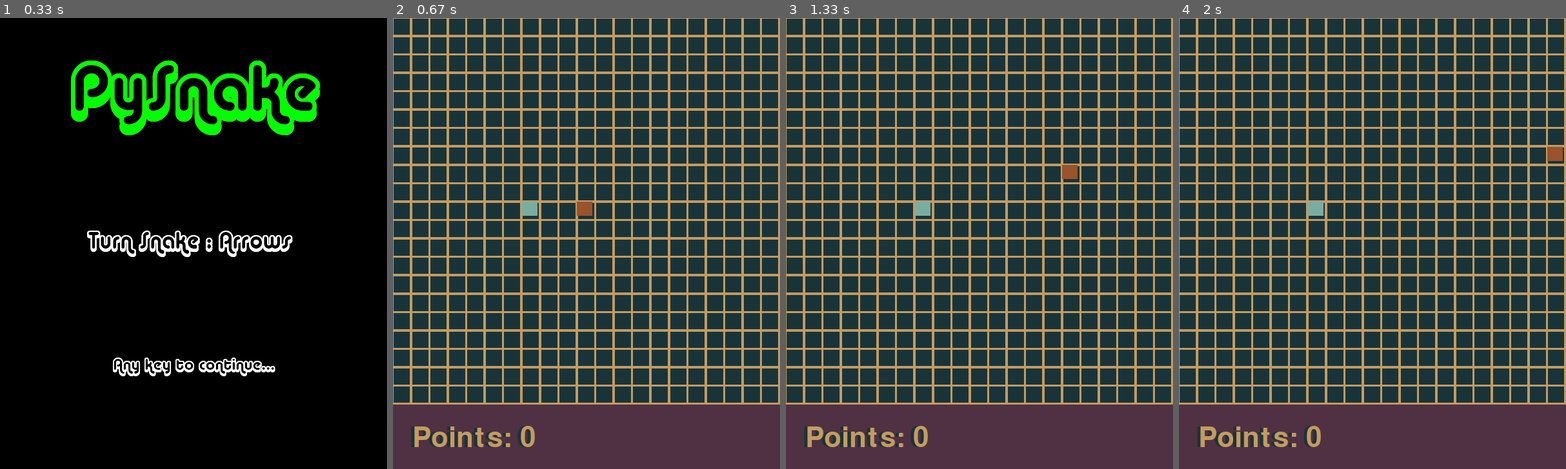
Above: before the commit, frames 1-4 (left to right).
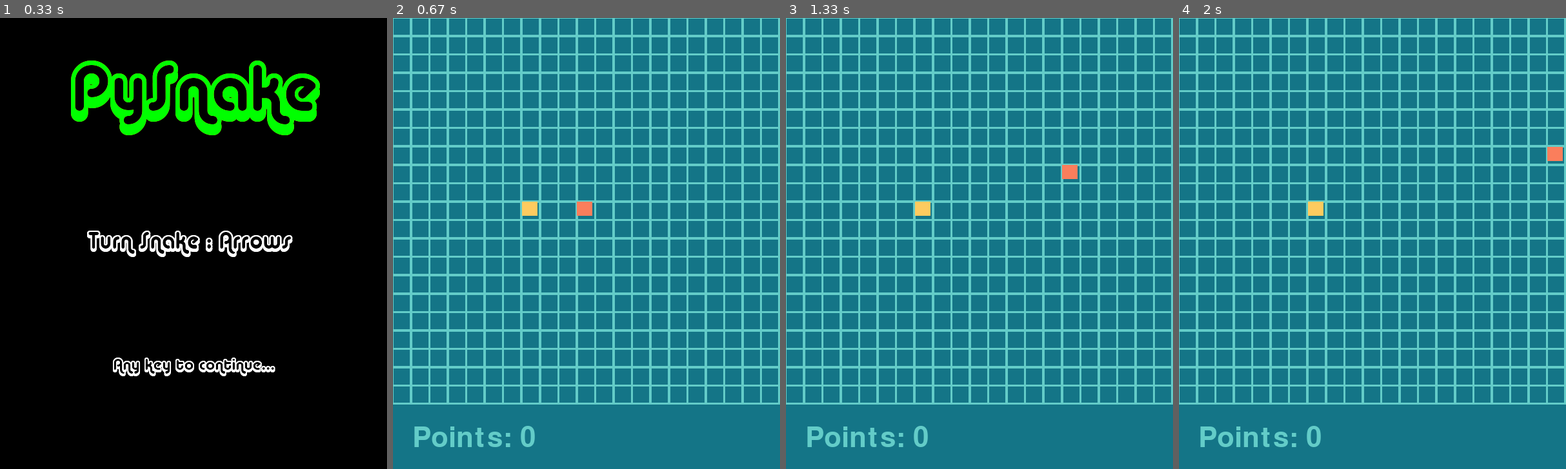
Above: after the commit, the same moments.

Repository: Tello-/Snake-in-Pygame
Game: pygame game, started from __main__.py
Same seed, same stepped clock (60 frames per second), same inputs: the game is played once before the commit and once after it.
Inputs:
- Up to frame 1 (0.33 s): no input
- Up to frame 2 (0.67 s): tap Enter at 0.33 s
- Up to frame 3 (1.33 s): hold Right 0.67-1.13 s; hold Up from 1.17 s (still down)
- Up to frame 4 (2 s): release Up at 1.47 s; hold Right 1.5-1.97 s

Frame 1 is identical in both runs. In frame 2, 100% of the frame differs, in the area x 0-100%, y 0-100%; in frame 3, 100%; in frame 4, 100%.

Commit message:
Changed color back to default scheme

Diff:
--- a/color.py
+++ b/color.py
@@ -52,7 +52,7 @@
 
 
 # Active Schemes : Edit the following
-ACTIVE_SCHEME = ZEN_COLORS
+ACTIVE_SCHEME = DEFAULT_SCHEME
 SCORE_PANEL_COLOR = ACTIVE_SCHEME[1]
 SCORE_TEXT_COLOR = ACTIVE_SCHEME[2]
 SCORE_TEXT_SHADOW_COLOR = ACTIVE_SCHEME[3]
